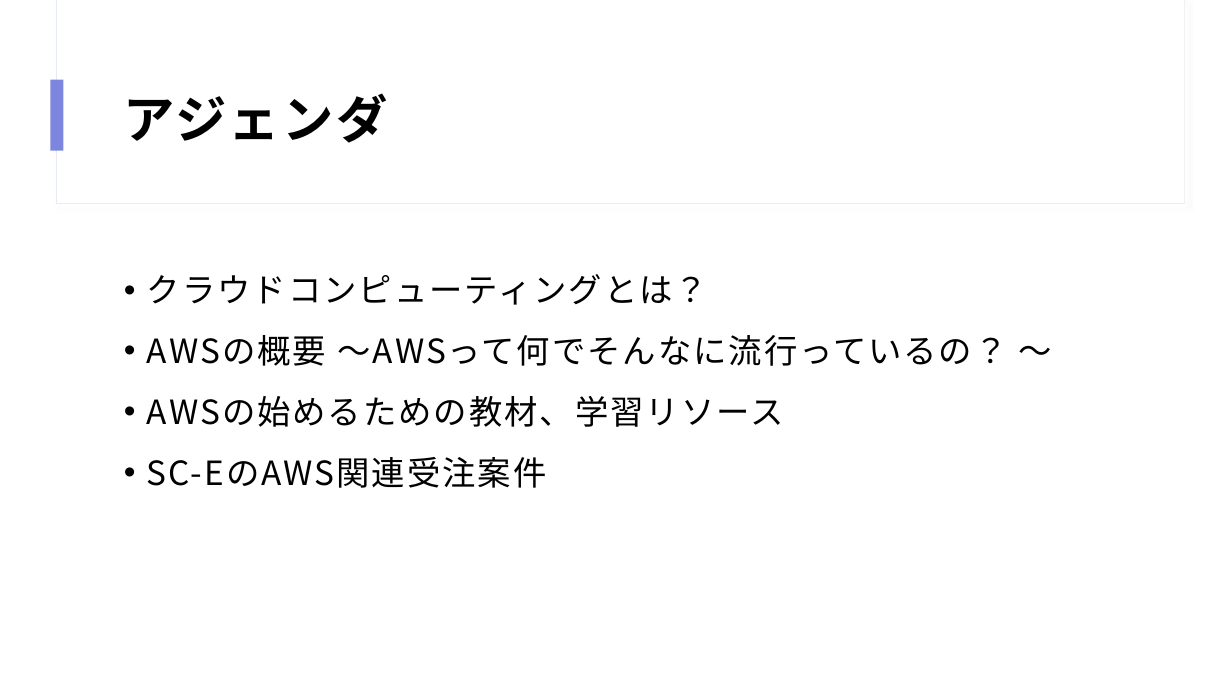
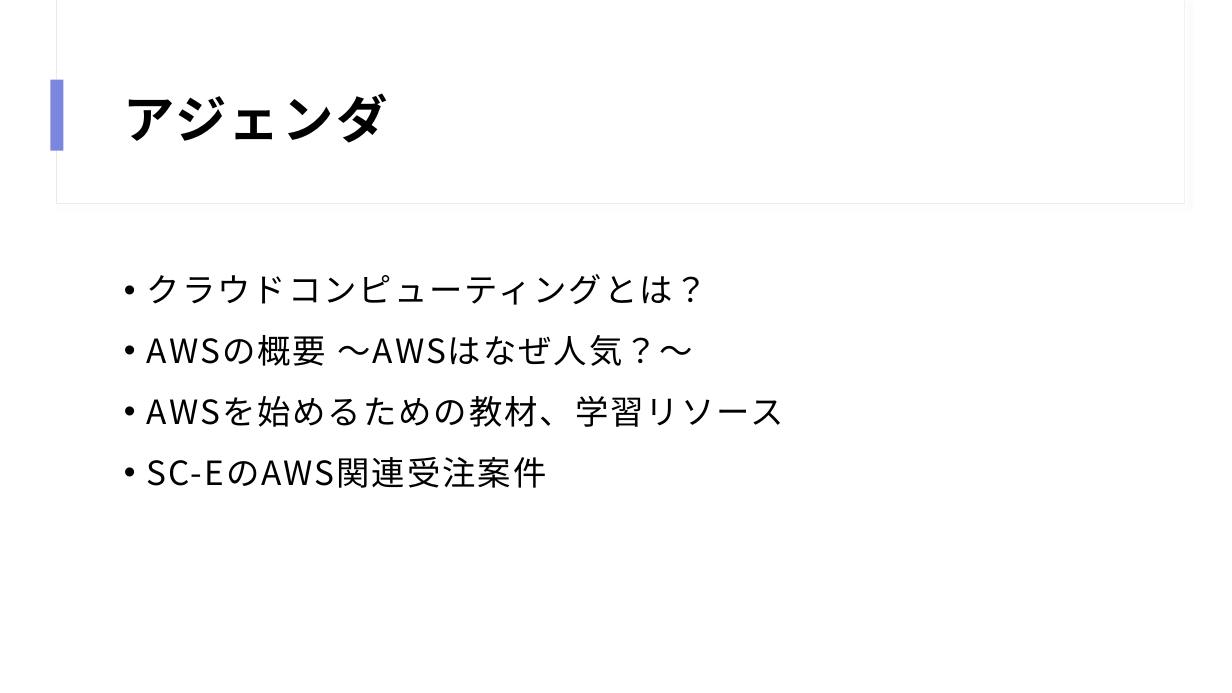
Before and after one commit to HiroyukiShimoda/itms8, a slide deck: slide 2 of cloud-aws.pptx. Drawn at 1232x693 pixels with LibreOffice and Linux fonts; fonts in the diff are those of the drawing. Boxes give left, top, right and bottom in pixels: in the first picture for what was removed or moved away, otherwise in the second. Text is boxed around its words. In the diff, an @@ line names an element or a change of style, - is before the commit and + after.

```diff
--- a/cloud-aws.pptx
+++ b/cloud-aws.pptx
@@ text at [147,335,784,427]: text changed @@
-• AWSの概要 ～AWSって何でそんなに流行っているの？ ～
-• AWSの始めるための教材、学習リソース
+• AWSの概要 ～AWSはなぜ人気？～
+• AWSを始めるための教材、学習リソース
```
Also in this commit, not shown: 7 other slides changed, 14 slides added, 3 slides removed.
